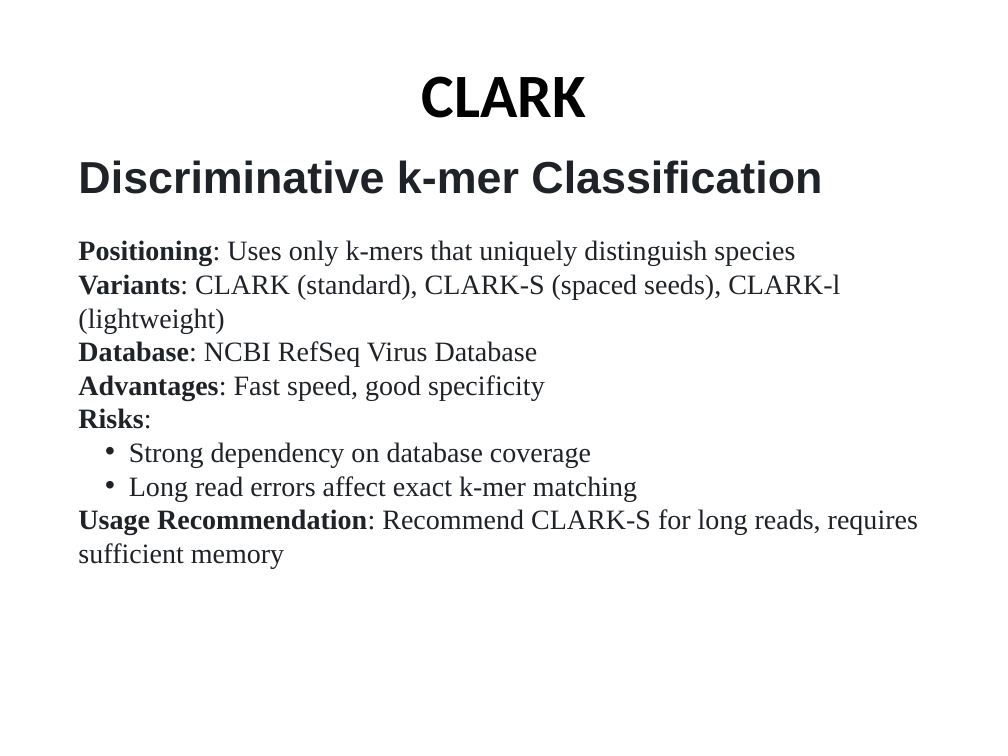
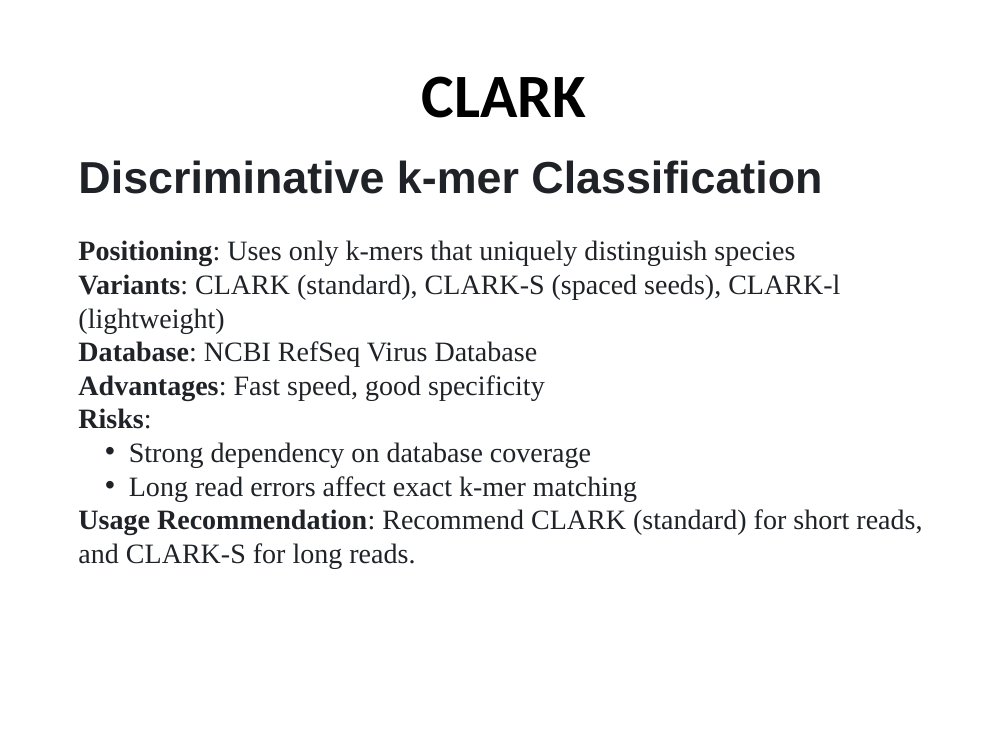
Before and after one commit to pengsihua2023/Metagenomic-Viral-Detection-Tool-Assessment, a slide deck: slide 11 of Wastewater Metagenomic Viral Detection Tool Assessment-1218.pptx. Drawn at 1008x756 pixels with LibreOffice and Linux fonts; fonts in the diff are those of the drawing. Boxes give left, top, right and bottom in pixels: in the first picture for what was removed or moved away, otherwise in the second. Text is boxed around its words. In the diff, an @@ line names an element or a change of style, - is before the commit and + after.

```diff
--- a/Wastewater Metagenomic Viral Detection Tool Assessment-1218.pptx
+++ b/Wastewater Metagenomic Viral Detection Tool Assessment-1218.pptx
@@ text at [78, 509, 922, 568]: text changed @@
-Usage Recommendation: Recommend CLARK-S for long reads, requires sufficient memory
+Usage Recommendation: Recommend CLARK (standard) for short reads, and CLARK-S for long reads.
```
Also in this commit, not shown: 15 other slides changed.
